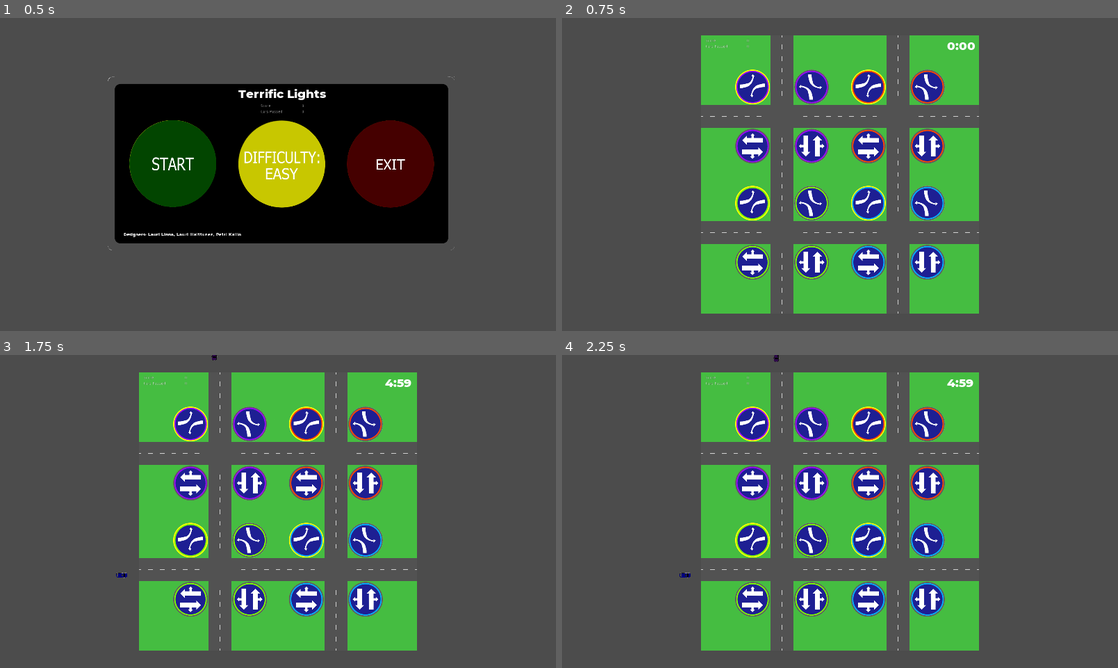
Above: before the commit, frames 1-4 (two rows, left to right).
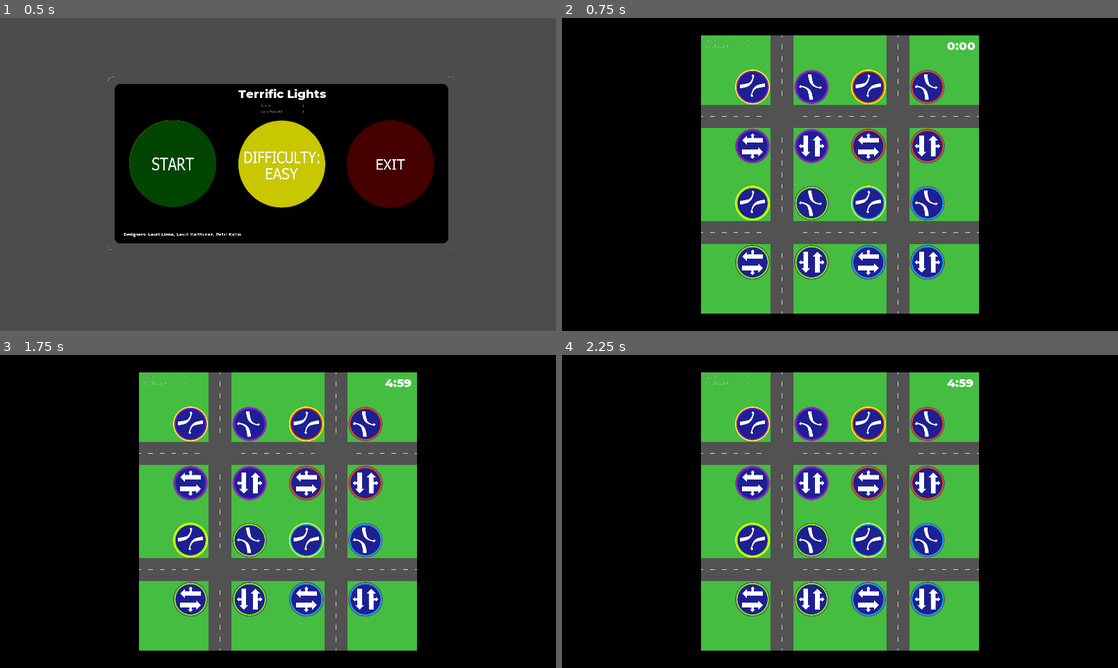
Above: after the commit, the same moments.

Repository: nicohi/terrific-lights-multiplayer
Game: Godot game, scene res://MainMenu/MainMenu.tscn
Same seed, same stepped clock (60 frames per second), same inputs: the game is played once before the commit and once after it.
Inputs (mouse positions are in pixels of both pictures, inside the frame that each line leads up to):
- Up to frame 1 (0.5 s): no input
- Up to frame 2 (0.75 s): click (734, 165) at 0.52 s
- Up to frame 3 (1.75 s): tap Enter at 1.25 s; move the mouse to (400, 495) at 1.27 s; click (400, 495) at 1.42 s
- Up to frame 4 (2.25 s): tap Space at 2 s; move the mouse to (728, 527) at 2.02 s; click (728, 527) at 2.17 s

Frame 1 is identical in both runs. In frame 2, 56% of the frame differs, in the area x 0-100%, y 0-100%; in frame 3, 56%; in frame 4, 56%.

Commit message:
pimennystä pausessa

Diff:
--- a/Map/Map.gd
+++ b/Map/Map.gd
@@ -1,6 +1,7 @@
 extends Node2D
 
 const N_CARS = 128
+const GAME_TIME = 300.0
 
 var cars = []
 var timer
@@ -12,6 +13,8 @@
 onready var timeDisplay = $TimeDisplay
 onready var carExitAudio = $CarExitAudio
 onready var gameOverPopUp = $GameOverPopupMenu
+onready var darken = $Darken
+onready var carStorage = $Cars
 
 signal score_changed(total_score, cars_passed)
 
@@ -34,12 +37,12 @@
 		car.connect("car_exited", self, "_reset_car")
 		car.connect("game_over", self, "_game_over")
 		car.setRoute(road.randomRoute())
-		add_child(car)
+		add_child_below_node(carStorage, car)
 
 func _ready():
 	self.connect("score_changed", scoreDisplay, "update_score")
 
-	timeDisplay.updateTime(300.0)
+	timeDisplay.updateTime(GAME_TIME)
 	var _window_size = get_viewport().get_visible_rect().size
 
 	_create_cars()
@@ -56,12 +59,13 @@
 	car.setRoute(road.randomRoute())
 
 func _game_over():
+	darken.show()
 	get_tree().paused = true
 	gameOverPopUp.popup_centered()
 
 func _release_a_car():
 	if gameTimer.is_stopped():
-		gameTimer.start(300.0)
+		gameTimer.start(GAME_TIME)
 
 	timer.wait_time = 12
 	if cars.size():
@@ -75,12 +79,27 @@
 	timeDisplay.updateTime(gameTimer.time_left)
 	if Input.is_action_just_pressed("ui_cancel"):
 		get_tree().paused = true
+		darken.show()
 		pausePopUp.popup_centered()
 
 
 func _on_GameTimer_timeout():
+	_game_over()
+
+func _on_ReturnToMenuButton_pressed():
+	darken.hide()
+	get_tree().paused = false
 	get_tree().change_scene("res://MainMenu/MainMenu.tscn")
 
-func _on_ReturnToMenuButton_pressed():
+# TODO Functionality
+func _on_RetryButton_pressed():
+#	get_tree().reload_current_scene()
+#	_init()
+#	_create_cars()
+	pass
+
+
+func _on_ResumeButton_pressed():
+	darken.hide()
+	pausePopUp.hide()
 	get_tree().paused = false
-	get_tree().change_scene("res://MainMenu/MainMenu.tscn")
--- a/Map/Map.tscn
+++ b/Map/Map.tscn
@@ -205,30 +205,60 @@
 [node name="LightOff" parent="Road/LowerLeft/EastWestLeft" index="1"]
 texture = ExtResource( 35 )
 
+[node name="Cars" type="Node" parent="."]
+
+[node name="Darken" type="ColorRect" parent="."]
+visible = false
+margin_right = 1901.0
+margin_bottom = 1075.0
+color = Color( 0, 0, 0, 0.392157 )
+__meta__ = {
+"_edit_use_anchors_": false
+}
+
 [node name="PausePopup" type="Popup" parent="."]
 pause_mode = 2
-margin_right = 180.0
-margin_bottom = 90.0
+visible = true
+margin_left = 802.0
+margin_top = 382.0
+margin_right = 1118.0
+margin_bottom = 699.0
 mouse_filter = 2
+popup_exclusive = true
 script = ExtResource( 2 )
 __meta__ = {
 "_edit_use_anchors_": false
 }
 
 [node name="PausedLabel" type="Label" parent="PausePopup"]
-margin_left = 30.0
-margin_top = 17.0
-margin_right = 118.0
-margin_bottom = 31.0
-text = "Game paused"
+margin_top = 60.0
+margin_right = 304.0
+margin_bottom = 112.0
+custom_fonts/font = ExtResource( 41 )
+custom_colors/font_color = Color( 1, 1, 1, 1 )
+custom_colors/font_outline_modulate = Color( 1, 1, 1, 1 )
+custom_colors/font_color_shadow = Color( 0, 0, 0, 1 )
+text = "Paused"
 align = 1
 valign = 1
-
-[node name="ResumeButton" type="Button" parent="PausePopup"]
-margin_left = 44.0
-margin_top = 52.0
-margin_right = 108.0
-margin_bottom = 72.0
+__meta__ = {
+"_edit_use_anchors_": false
+}
+
+[node name="VBoxContainer" type="VBoxContainer" parent="PausePopup"]
+margin_left = 60.0
+margin_top = 120.0
+margin_right = 253.0
+margin_bottom = 178.0
+__meta__ = {
+"_edit_group_": true,
+"_edit_use_anchors_": false
+}
+
+[node name="ResumeButton" type="Button" parent="PausePopup/VBoxContainer"]
+margin_right = 193.0
+margin_bottom = 58.0
+custom_fonts/font = ExtResource( 41 )
 text = "Resume"
 __meta__ = {
 "_edit_use_anchors_": false
@@ -299,8 +329,25 @@
 __meta__ = {
 "_edit_use_anchors_": false
 }
+
+[node name="RetryButton" type="Button" parent="GameOverPopupMenu/Options"]
+visible = false
+margin_top = 62.0
+margin_right = 316.0
+margin_bottom = 120.0
+custom_fonts/font = ExtResource( 41 )
+text = "Retry"
+
+[node name="Polygon2D" type="Polygon2D" parent="."]
+color = Color( 0, 0, 0, 1 )
+polygon = PoolVector2Array( -25, -39, -25, 1128, 1969, 1122, 1952, -72, 35, -66, 481, 60, 1439, 60, 1439, 1020, 481, 1020, 481, 75, 481, 28, -30, -92 )
+__meta__ = {
+"_edit_lock_": true
+}
+[connection signal="pressed" from="PausePopup/VBoxContainer/ResumeButton" to="." method="_on_ResumeButton_pressed"]
 [connection signal="timeout" from="GameTimer" to="." method="_on_GameTimer_timeout"]
 [connection signal="pressed" from="GameOverPopupMenu/Options/ReturnToMenuButton" to="." method="_on_ReturnToMenuButton_pressed"]
+[connection signal="pressed" from="GameOverPopupMenu/Options/RetryButton" to="." method="_on_RetryButton_pressed"]
 
 [editable path="Road/UpperLeft"]
 
--- a/PauseMenu/PausePopup.gd
+++ b/PauseMenu/PausePopup.gd
@@ -1,11 +1,11 @@
 extends Popup
 
-onready var resumeButton = $ResumeButton
+#onready var resumeButton = $ResumeButton
 
-func _ready():
-	resumeButton.connect("pressed", self, "_resume_button_pressed")
-	self.connect("modal_closed", self, "_resume_button_pressed")
-
-func _resume_button_pressed():
-	self.hide()
-	get_tree().paused = false
+#func _ready():
+#	resumeButton.connect("pressed", self, "_resume_button_pressed")
+#	self.connect("modal_closed", self, "_resume_button_pressed")
+#
+#func _resume_button_pressed():
+#	self.hide()
+#	get_tree().paused = false
